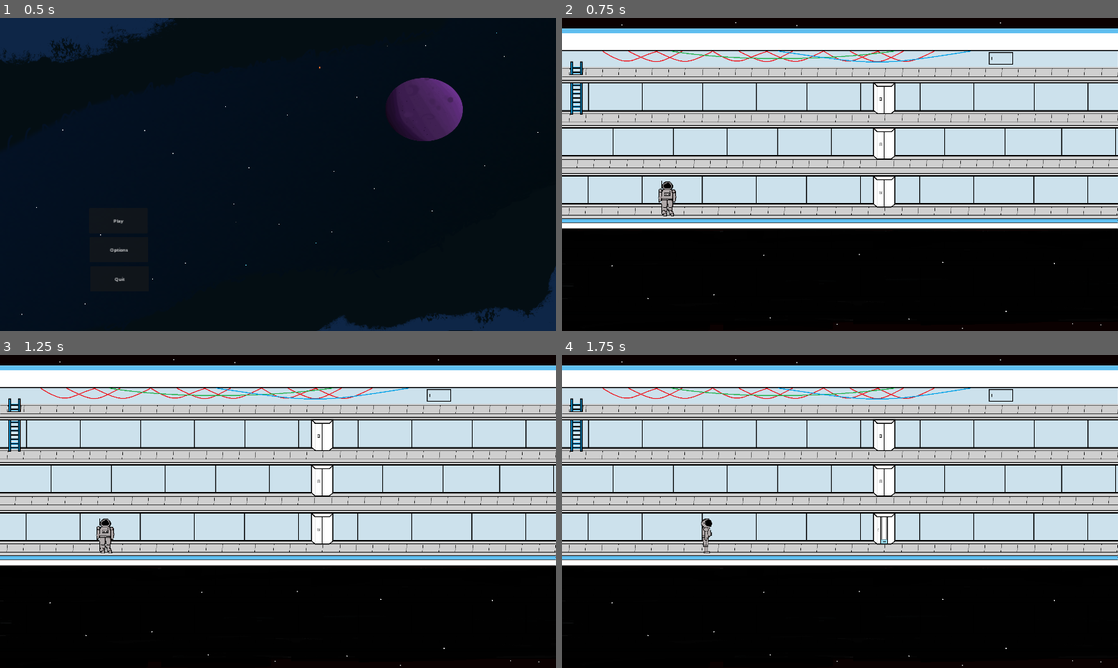
Above: before the commit, frames 1-4 (two rows, left to right).
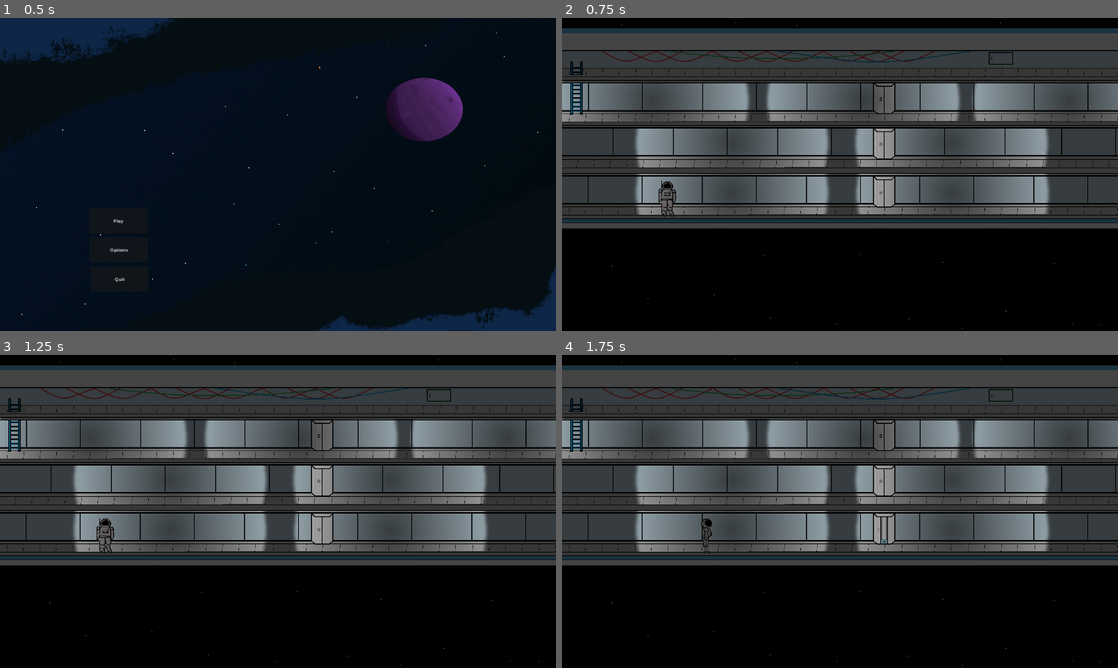
Above: after the commit, the same moments.

Repository: GrIdL0cKz/Space-Game
Game: Godot game, scene res://scenes/main.tscn
The game is run twice, just before and just after one commit, with the same random seed, the same clock (stepped at 60 frames per second) and the same inputs.
Inputs (mouse positions are in pixels of both pictures, inside the frame that each line leads up to):
- Up to frame 1 (0.5 s): no input
- Up to frame 2 (0.75 s): click "Play" at 0.5 s
- Up to frame 3 (1.25 s): no input
- Up to frame 4 (1.75 s): tap Enter (ui_accept) at 1.25, 1.52 s; move the mouse to (884, 530) at 1.27 s; hold Right (ui_right) from 1.28 s (still down); click (884, 530) at 1.42 s

Frame 1 is identical in both runs. In frame 2, 59% of the frame differs, in the area x 0-100%, y 1-100%; in frame 3, 59%; in frame 4, 59%.

Commit message:
lamp into world, lamp can flicker at random times

Diff:
--- /dev/null
+++ b/actors/objects/Lamp.gd
@@ -0,0 +1,14 @@
+extends PointLight2D
+
+
+@export var can_flicker = false
+
+
+func _ready():
+	if can_flicker:
+		var rand_time = randf_range(10, 20)
+		$Timer.start(rand_time)
+
+
+func _on_timer_timeout():
+	$AnimationPlayer.play('flicker')
--- /dev/null
+++ b/actors/objects/Lamp.tscn
@@ -0,0 +1,57 @@
+[gd_scene load_steps=6 format=3 uid="uid://beumjs7pgpdrn"]
+
+[ext_resource type="Texture2D" uid="uid://kkhumccuyg74" path="res://assets/fx/extend.png" id="1_35ldr"]
+[ext_resource type="Script" path="res://actors/objects/Lamp.gd" id="2_hp0bd"]
+
+[sub_resource type="Animation" id="Animation_gsoag"]
+resource_name = "flicker"
+length = 0.4
+tracks/0/type = "value"
+tracks/0/imported = false
+tracks/0/enabled = true
+tracks/0/path = NodePath(".:visible")
+tracks/0/interp = 1
+tracks/0/loop_wrap = true
+tracks/0/keys = {
+"times": PackedFloat32Array(0, 0.1, 0.2, 0.3, 0.4),
+"transitions": PackedFloat32Array(1, 1, 1, 1, 1),
+"update": 1,
+"values": [true, false, true, false, true]
+}
+
+[sub_resource type="Animation" id="Animation_jl2oi"]
+length = 0.001
+tracks/0/type = "value"
+tracks/0/imported = false
+tracks/0/enabled = true
+tracks/0/path = NodePath(".:visible")
+tracks/0/interp = 1
+tracks/0/loop_wrap = true
+tracks/0/keys = {
+"times": PackedFloat32Array(0),
+"transitions": PackedFloat32Array(1),
+"update": 1,
+"values": [true]
+}
+
+[sub_resource type="AnimationLibrary" id="AnimationLibrary_v5sqq"]
+_data = {
+"RESET": SubResource("Animation_jl2oi"),
+"flicker": SubResource("Animation_gsoag")
+}
+
+[node name="Lamp" type="PointLight2D"]
+energy = 0.67
+shadow_enabled = true
+texture = ExtResource("1_35ldr")
+texture_scale = 2.75
+script = ExtResource("2_hp0bd")
+
+[node name="Timer" type="Timer" parent="."]
+
+[node name="AnimationPlayer" type="AnimationPlayer" parent="."]
+libraries = {
+"": SubResource("AnimationLibrary_v5sqq")
+}
+
+[connection signal="timeout" from="Timer" to="." method="_on_timer_timeout"]
--- a/scenes/craft_world.tscn
+++ b/scenes/craft_world.tscn
@@ -1,9 +1,10 @@
-[gd_scene load_steps=9 format=3 uid="uid://c01t57ipowsp2"]
+[gd_scene load_steps=11 format=3 uid="uid://c01t57ipowsp2"]
 
 [ext_resource type="Script" path="res://scenes/craft_world.gd" id="1_6rm0f"]
 [ext_resource type="Texture2D" uid="uid://dlvpc71pwsen4" path="res://astronaught/environs/craft interior.png" id="1_gd5g2"]
 [ext_resource type="PackedScene" uid="uid://diuf8t17xqt4m" path="res://actors/entities/player.tscn" id="2_vsmtb"]
 [ext_resource type="PackedScene" uid="uid://dbbbwnx0jehlo" path="res://actors/objects/Elevator.tscn" id="3_5aexy"]
+[ext_resource type="PackedScene" uid="uid://beumjs7pgpdrn" path="res://actors/objects/Lamp.tscn" id="5_a1428"]
 
 [sub_resource type="RectangleShape2D" id="RectangleShape2D_gary8"]
 size = Vector2(1920.5, 20)
@@ -17,8 +18,14 @@
 [sub_resource type="RectangleShape2D" id="RectangleShape2D_5a3fj"]
 size = Vector2(26.3594, 150.375)
 
+[sub_resource type="OccluderPolygon2D" id="OccluderPolygon2D_trxjs"]
+polygon = PackedVector2Array(3, 537, 1920, 539, 1918, 513, -1, 516)
+
 [node name="Craft World" type="Node2D"]
 script = ExtResource("1_6rm0f")
+
+[node name="CanvasModulate" type="CanvasModulate" parent="."]
+color = Color(0.266667, 0.266667, 0.266667, 1)
 
 [node name="CraftInterior" type="Sprite2D" parent="."]
 position = Vector2(960, 540)
@@ -69,3 +76,44 @@
 [node name="End wall 3" type="CollisionShape2D" parent="StaticBody2D"]
 position = Vector2(1809, 592)
 shape = SubResource("RectangleShape2D_5a3fj")
+
+[node name="Lights" type="Node2D" parent="."]
+
+[node name="LightOccluder2D" type="LightOccluder2D" parent="Lights"]
+occluder = SubResource("OccluderPolygon2D_trxjs")
+
+[node name="LightOccluder2D2" type="LightOccluder2D" parent="Lights"]
+position = Vector2(0, 163)
+occluder = SubResource("OccluderPolygon2D_trxjs")
+
+[node name="LightOccluder2D3" type="LightOccluder2D" parent="Lights"]
+position = Vector2(0, -159)
+occluder = SubResource("OccluderPolygon2D_trxjs")
+
+[node name="LightOccluder2D4" type="LightOccluder2D" parent="Lights"]
+position = Vector2(0, -317)
+occluder = SubResource("OccluderPolygon2D_trxjs")
+
+[node name="Lamp" parent="Lights" instance=ExtResource("5_a1428")]
+position = Vector2(586, 604)
+can_flicker = true
+
+[node name="Lamp3" parent="Lights" instance=ExtResource("5_a1428")]
+position = Vector2(586, 433)
+
+[node name="Lamp4" parent="Lights" instance=ExtResource("5_a1428")]
+position = Vector2(1344, 433)
+
+[node name="Lamp5" parent="Lights" instance=ExtResource("5_a1428")]
+position = Vector2(1751, 287)
+can_flicker = true
+
+[node name="Lamp6" parent="Lights" instance=ExtResource("5_a1428")]
+position = Vector2(1039, 287)
+can_flicker = true
+
+[node name="Lamp7" parent="Lights" instance=ExtResource("5_a1428")]
+position = Vector2(311, 287)
+
+[node name="Lamp2" parent="Lights" instance=ExtResource("5_a1428")]
+position = Vector2(1347, 607)
Binary file added: assets/fx/extend.png
Not shown, added: assets/fx/extend.png.import
